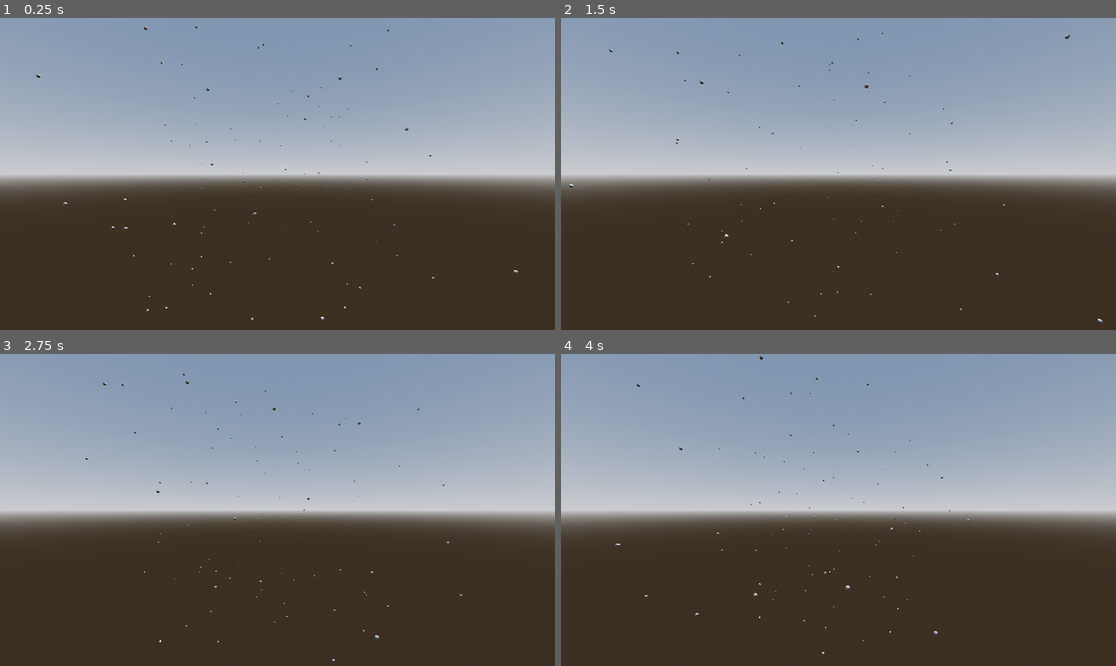
Above: before the commit, frames 1-4 (two rows, left to right).
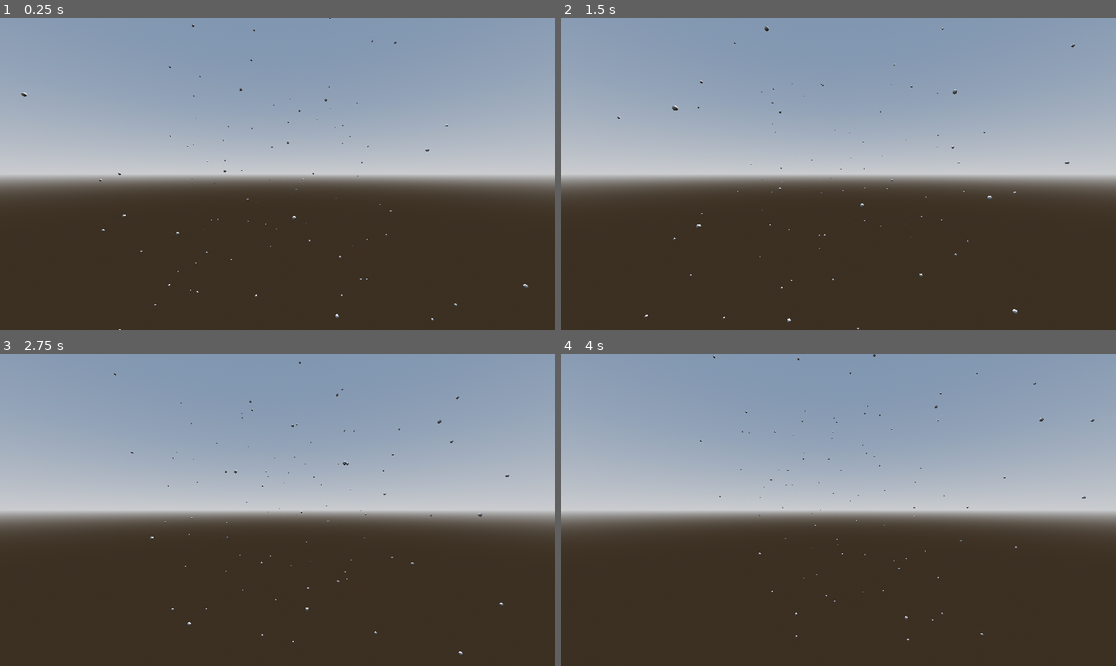
Above: after the commit, the same moments.

Repository: kingsiddhu/boids-godot
Game: Godot game, scene res://Assets/Main3.0.tscn
Two runs of this game, one before a commit and one after it. Both use one fixed random seed, a clock stepped at 60 frames per second and the inputs below. Before the commit the project starts from res://Assets/V3/Main3.0.tscn.
Inputs:
- Up to frame 1 (0.25 s): no input
- Up to frame 2 (1.5 s): no input
- Up to frame 3 (2.75 s): no input
- Up to frame 4 (4 s): no input

The runs differ from the first frame. In frame 1, 0.3% of the frame differs, in the area x 3-96%, y 0-100%; in frame 2, 0.3%; in frame 3, 0.3%; in frame 4, 0.3%.

Commit message:
removing temps

Diff:
--- a/Assets/V3/Main3.0.tscn
+++ b/Assets/Main3.0.tscn
@@ -1,7 +1,7 @@
 [gd_scene load_steps=8 format=3 uid="uid://dry4n2alw8f6c"]
 
-[ext_resource type="Script" uid="uid://t6136j2ir5il" path="res://Assets/V3/boidSpawner.gd" id="1_h4bx0"]
-[ext_resource type="PackedScene" uid="uid://bpfru02q8e6wo" path="res://Assets/V3/boid.tscn" id="2_8bnh4"]
+[ext_resource type="Script" uid="uid://t6136j2ir5il" path="res://Assets/boidSpawner.gd" id="1_h4bx0"]
+[ext_resource type="PackedScene" uid="uid://bpfru02q8e6wo" path="res://Assets/boid.tscn" id="2_8bnh4"]
 [ext_resource type="Script" uid="uid://bkuxrdlc6ng6h" path="res://Assets/boidResource.gd" id="3_t41lc"]
 
 [sub_resource type="ProceduralSkyMaterial" id="ProceduralSkyMaterial_5we7w"]
--- a/Assets/V2/boid.gd
+++ /dev/null
@@ -1,2 +0,0 @@
-extends Node3D
-@export var velocity :Vector3
--- a/Assets/V2/boid.tscn
+++ /dev/null
@@ -1,11 +0,0 @@
-[gd_scene load_steps=3 format=3 uid="uid://bunmkmk3t8dmm"]
-
-[ext_resource type="Script" uid="uid://81tsu08blbxn" path="res://Assets/V2/boid.gd" id="1_ysevq"]
-
-[sub_resource type="SphereMesh" id="SphereMesh_ysevq"]
-
-[node name="RigidBody3D" type="Node3D"]
-script = ExtResource("1_ysevq")
-
-[node name="MeshInstance3D" type="MeshInstance3D" parent="."]
-mesh = SubResource("SphereMesh_ysevq")
--- a/Assets/V2/boid_container2.0.gd
+++ /dev/null
@@ -1,98 +0,0 @@
-extends VisibleOnScreenNotifier3D
-
-
-@export var BoidData:Boid
-
-var amount = 100
-
-var speed = 10
-
-
-
-
-
-# Called when the node enters the scene tree for the first time.
-func _ready():
-	for x in amount:
-		var boid :Node3D= BoidData.model.instantiate()
-		boid.position = Vector3(
-			randf_range(aabb.position.x, aabb.size.x+aabb.position.x),
-			randf_range(aabb.position.y, aabb.size.y+aabb.position.y),
-			randf_range(aabb.position.z, aabb.size.z+aabb.position.z)
-		)
-		boid.velocity = Vector3(randf(),randf(), randf()).normalized() * randf_range(1,3)
-		boid.look_at(Vector3(randf()-.5,randf()-.5, randf()-.5))
-		$Boids.add_child(boid)
-	$TargetNode.position = Vector3(
-			randf_range(aabb.position.x, aabb.size.x+aabb.position.x),
-			randf_range(aabb.position.y, aabb.size.y+aabb.position.y),
-			randf_range(aabb.position.z, aabb.size.z+aabb.position.z)
-		)
-
-
-# Called every frame. 'delta' is the elapsed time since the previous frame.
-func _process(delta):
-	var mini = []
-	for boid in $Boids.get_children():
-		var cohesion_vec:Vector3
-		var allignment_vec:Vector3
-		var seperation_vec:Vector3
-		var velocity :Vector3= boid.transform *Vector3.FORWARD * -1
-
-		cohesion_vec = cohesion_rule(boid)
-		seperation_vec = seperation_rule(boid)
-		allignment_vec = allignment_rule(boid)
-
-		changeCenter(boid.position)
-		mini.append($TargetNode.position.distance_to(boid.position))
-		#print(boid.global_position.distance_to($TargetNode.global_position))
-		velocity = velocity + cohesion_vec + allignment_vec + seperation_vec + (-boid.global_position +$TargetNode.global_position)
-		boid.velocity = velocity.normalized() * speed
-
-		boid.look_at(boid.velocity)
-
-		boid.position = lerp(boid.position, boid.position + boid.velocity * delta ,100*delta)
-	print(mini.min())
-
-
-func changeCenter(center):
-	if not $TargetNode.global_position.distance_to(center)>100:
-		$TargetNode.global_position = Vector3(
-			randf_range(aabb.position.x, aabb.size.x+aabb.position.x),
-			randf_range(aabb.position.y, aabb.size.y+aabb.position.y),
-			randf_range(aabb.position.z, aabb.size.z+aabb.position.z)
-		)
-		#print("CHAHA", $TargetNode.position)
-func cohesion_rule(individual_boid) -> Vector3:
-	var perceived_centre:Vector3
-
-	for boid in $Boids.get_children():
-		if boid != individual_boid and boid.position.distance_to(individual_boid.position)<30:
-
-			perceived_centre = perceived_centre + boid.position
-
-	perceived_centre = perceived_centre / (amount-1)
-
-	return (perceived_centre-individual_boid.position) / 10
-
-
-func seperation_rule(individual_boid) -> Vector3:
-	var seperation_vec:Vector3
-
-	for boid in $Boids.get_children():
-		if boid != individual_boid:
-			if (boid.position - individual_boid.position).length() < 10:
-				seperation_vec = seperation_vec - (boid.position - individual_boid.position)
-
-	return seperation_vec
-
-func allignment_rule(individual_boid) -> Vector3:
-	var perceived_velocity:Vector3
-
-	for boid in get_tree().get_nodes_in_group("boids"):
-		if boid != individual_boid:
-			perceived_velocity = perceived_velocity + boid.velocity
-
-	perceived_velocity = perceived_velocity / (amount-1)
-
-	return (perceived_velocity-individual_boid.velocity) / 2
--- a/Assets/V2/main_2_0.tscn
+++ /dev/null
@@ -1,54 +0,0 @@
-[gd_scene load_steps=8 format=3 uid="uid://b0j10ub2i7ib1"]
-
-[ext_resource type="Script" uid="uid://h7mwhegbumpx" path="res://Assets/V2/boid_container2.0.gd" id="1_0cfl4"]
-[ext_resource type="PackedScene" uid="uid://bpfru02q8e6wo" path="res://Assets/V3/boid.tscn" id="2_bsd5r"]
-[ext_resource type="Script" uid="uid://bkuxrdlc6ng6h" path="res://Assets/boidResource.gd" id="3_fejey"]
-
-[sub_resource type="ProceduralSkyMaterial" id="ProceduralSkyMaterial_desyt"]
-sky_horizon_color = Color(0.662243, 0.671743, 0.686743, 1)
-ground_horizon_color = Color(0.662243, 0.671743, 0.686743, 1)
-
-[sub_resource type="Sky" id="Sky_7ln3e"]
-sky_material = SubResource("ProceduralSkyMaterial_desyt")
-
-[sub_resource type="Environment" id="Environment_kbw8a"]
-background_mode = 2
-sky = SubResource("Sky_7ln3e")
-tonemap_mode = 2
-glow_enabled = true
-
-[sub_resource type="Resource" id="Resource_kbw8a"]
-script = ExtResource("3_fejey")
-boidScene = ExtResource("2_bsd5r")
-separationDistance = 80.0
-predatorMinDist = 30.0
-cohesionWeight = 0.3
-separationWeight = 50.0
-alignmentWeight = 1.0
-bordersWeight = 30.0
-predatorWeight = 50.0
-maxVelocity = 30.0
-maxAcceleration = 100.0
-metadata/_custom_type_script = "uid://bkuxrdlc6ng6h"
-
-[node name="Main2_0" type="Node3D"]
-
-[node name="WorldEnvironment" type="WorldEnvironment" parent="."]
-environment = SubResource("Environment_kbw8a")
-
-[node name="DirectionalLight3D" type="DirectionalLight3D" parent="."]
-transform = Transform3D(-0.866025, -0.433013, 0.25, 0, 0.5, 0.866025, -0.5, 0.75, -0.433013, 0, 0, 0)
-shadow_enabled = true
-
-[node name="VisibleOnScreenNotifier3D" type="VisibleOnScreenNotifier3D" parent="."]
-aabb = AABB(-82, -79, -77.1514, 164, 158, 154.303)
-script = ExtResource("1_0cfl4")
-BoidData = SubResource("Resource_kbw8a")
-
-[node name="Boids" type="Node3D" parent="VisibleOnScreenNotifier3D"]
-
-[node name="TargetNode" type="Marker3D" parent="VisibleOnScreenNotifier3D"]
-transform = Transform3D(1, 0, 0, 0, 1, 0, 0, 0, 1, 16.5649, 48.1662, 54.9092)
-
-[node name="Camera3D" type="Camera3D" parent="."]
-transform = Transform3D(1, 0, 0, 0, 1, 0, 0, 0, 1, 0, 0, 132.331)
--- a/Assets/V3/boid.tscn
+++ b/Assets/boid.tscn
@@ -1,6 +1,6 @@
 [gd_scene load_steps=3 format=3 uid="uid://bpfru02q8e6wo"]
 
-[ext_resource type="Script" uid="uid://b1uhvb2p1258p" path="res://Assets/V3/boid.gd" id="1_nxohh"]
+[ext_resource type="Script" uid="uid://b1uhvb2p1258p" path="res://Assets/boid.gd" id="1_nxohh"]
 
 [sub_resource type="SphereMesh" id="SphereMesh_ysevq"]
 
Not shown, removed: Assets/V2/boid.gd.uid
Not shown, removed: Assets/V2/boid_container2.0.gd.uid
Renamed: Assets/V3/boid.gd -> Assets/boid.gd
Renamed: Assets/V3/boid.gd.uid -> Assets/boid.gd.uid
Renamed: Assets/V3/boidSpawner.gd -> Assets/boidSpawner.gd
Renamed: Assets/V3/boidSpawner.gd.uid -> Assets/boidSpawner.gd.uid
